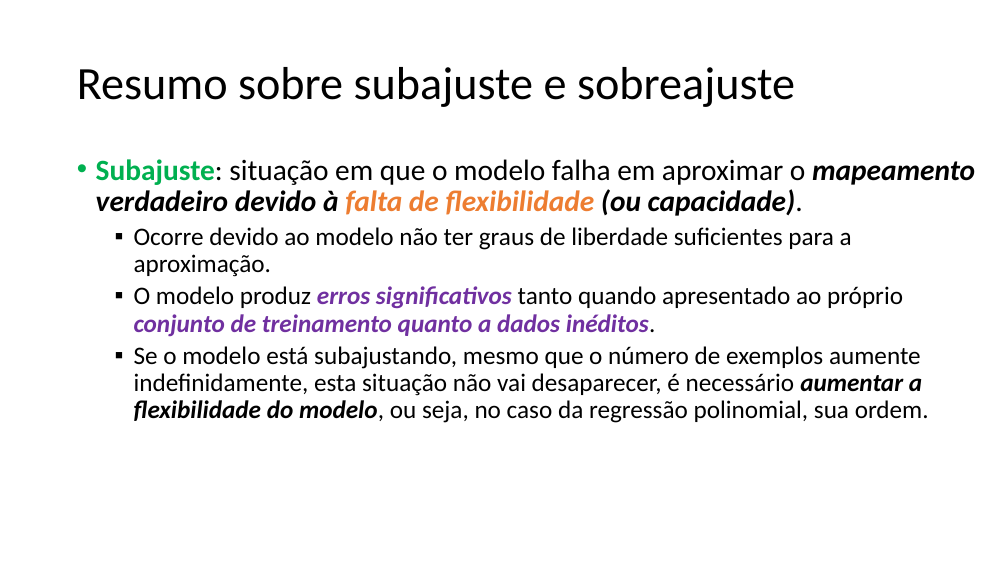
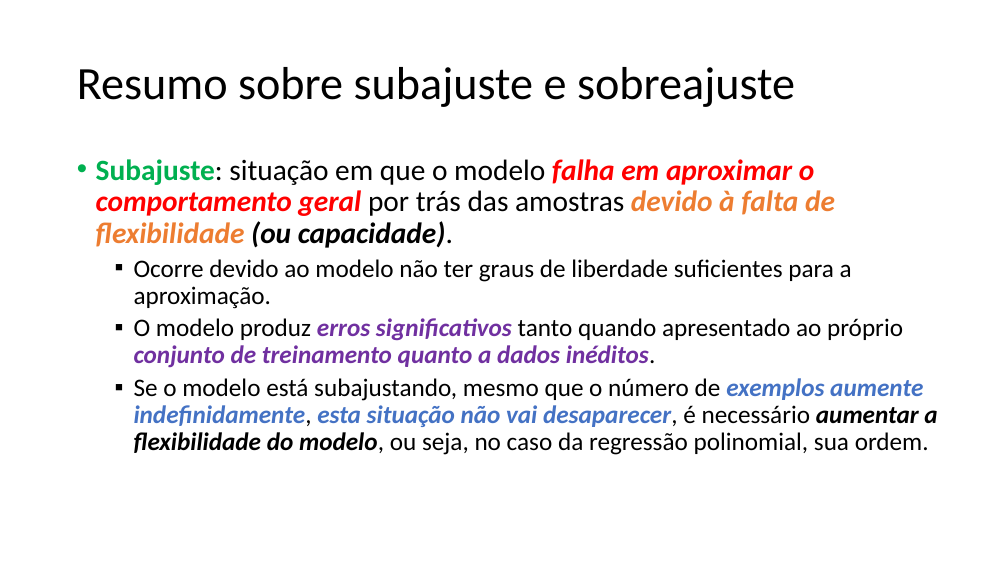
Before and after one commit to zz4fap/t319_aprendizado_de_maquina, a slide deck: slide 29 of slides/T319_Regressão_Linear (Parte IV).pptx. Drawn at 1008x567 pixels with LibreOffice and Linux fonts; fonts in the diff are those of the drawing. Boxes give left, top, right and bottom in pixels: in the first picture for what was removed or moved away, otherwise in the second. Text is boxed around its words. In the diff, an @@ line names an element or a change of style, - is before the commit and + after.

```diff
--- a/slides/T319_Regressão_Linear (Parte IV).pptx
+++ b/slides/T319_Regressão_Linear (Parte IV).pptx
@@ text at [96, 159, 835, 248]: text changed @@
-• Subajuste: situação em que o modelo falha em aproximar o mapeamento verdadeiro devido à falta de flexibilidade (ou capacidade).
+• Subajuste: situação em que o modelo falha em aproximar o comportamento geral por trás das amostras devido à falta de flexibilidade (ou capacidade).
@@ text at [134, 378, 937, 455]: text colour #000000 to #4472C4, bold on, italic on in "exemplos aumente indefinidamente, esta situação não vai ..." @@
```
Also in this commit, not shown: 4 other slides changed, 4 other files.
